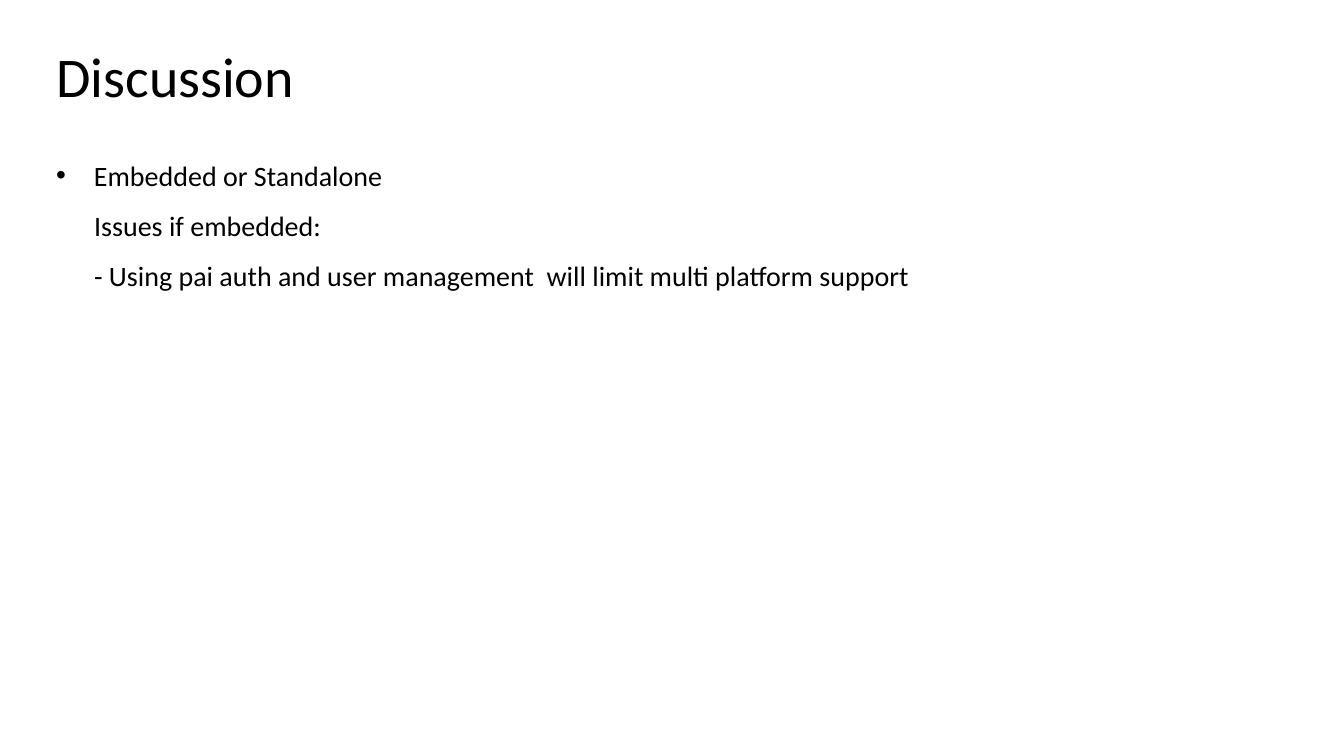
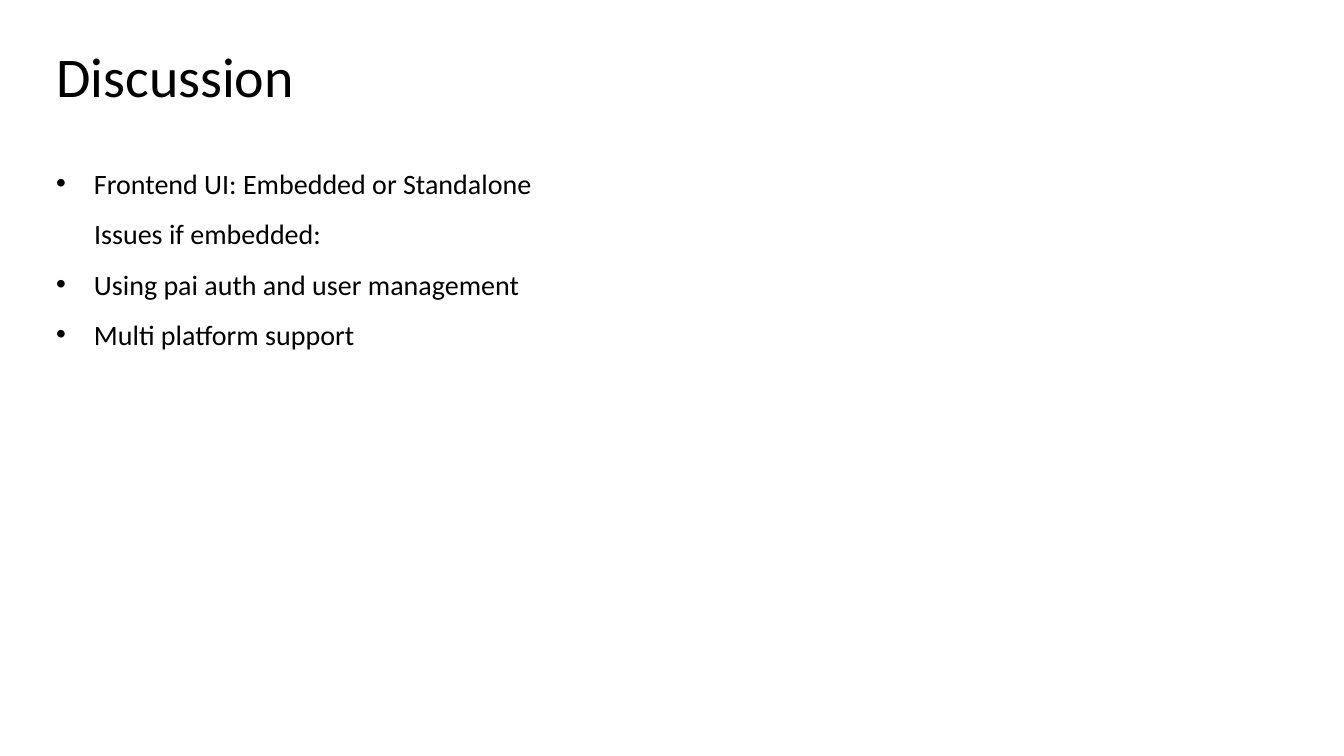
Before and after one commit to microsoft/openpaimarketplace, a slide deck: slide 12 of design/marketplace design user story.pptx (slide 5 before the commit). Drawn at 1344x756 pixels with LibreOffice and Linux fonts; fonts in the diff are those of the drawing. Boxes give left, top, right and bottom in pixels: in the first picture for what was removed or moved away, otherwise in the second. Text is boxed around its words. In the diff, an @@ line names an element or a change of style, - is before the commit and + after.

```diff
--- a/design/marketplace design user story.pptx
+++ b/design/marketplace design user story.pptx
@@ text "Frontend UI: Embedded or Standalone": place and size @@
-text "Frontend UI: Embedded or Standalone" at (94, 166, 908, 291)
+text "Frontend UI: Embedded or Standalone" at (94, 174, 531, 350)
@@ text at (94, 174, 531, 195): text changed @@
-• Embedded or Standalone
+• Frontend UI: Embedded or Standalone
@@ text at (94, 275, 519, 350): text changed @@
-- Using pai auth and user management will limit multi platform support
+• Using pai auth and user management
+• Multi platform support
```
Also in this commit, not shown: 4 other slides changed, 8 slides added.
